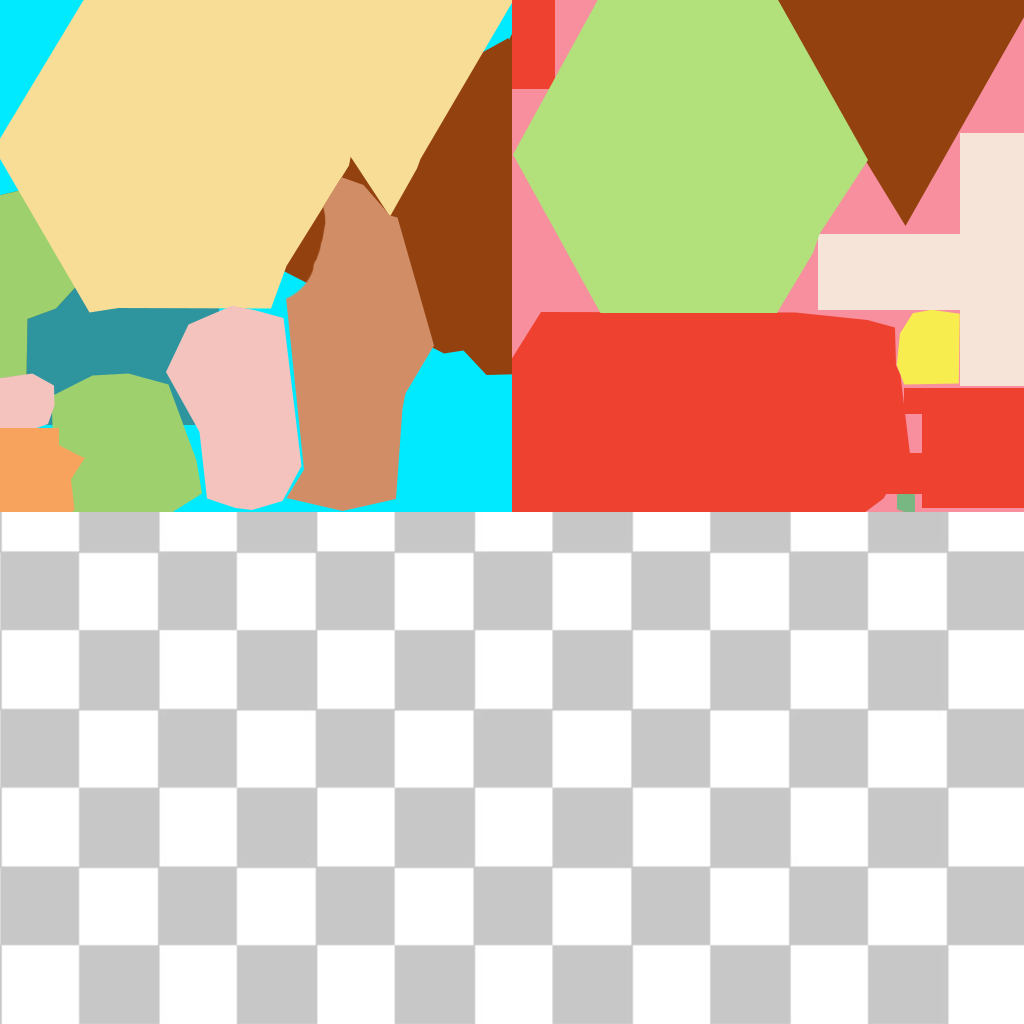
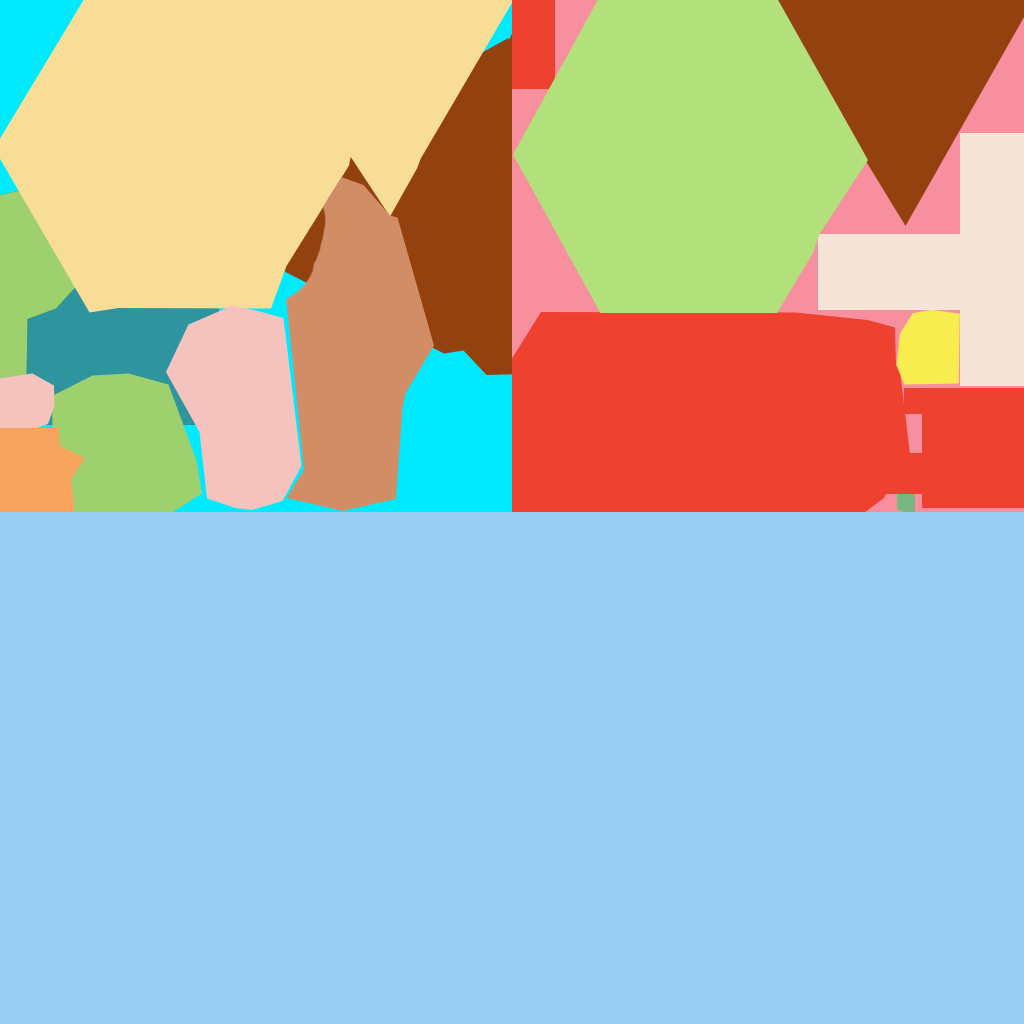
Two versions of the same layered image (1024×1024). Layer-by-layer changes:
hid "zEbWcs4dMto0XxMOvFqfaUZg_h8" over (x1=0, y1=512, x2=1024, y2=1024)
added layer "Calque 5" above "Arrière-plan" over (x1=0, y1=512, x2=1024, y2=1024)
